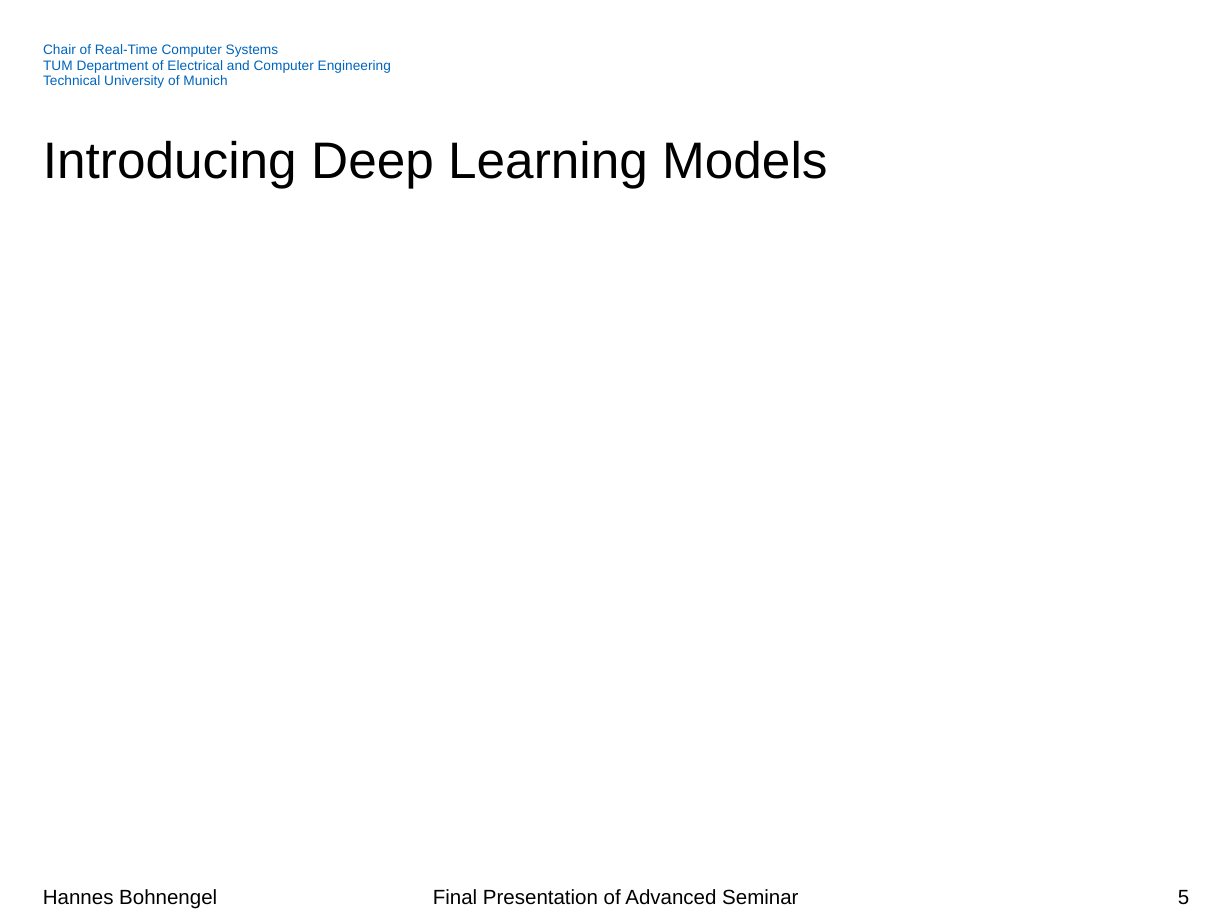
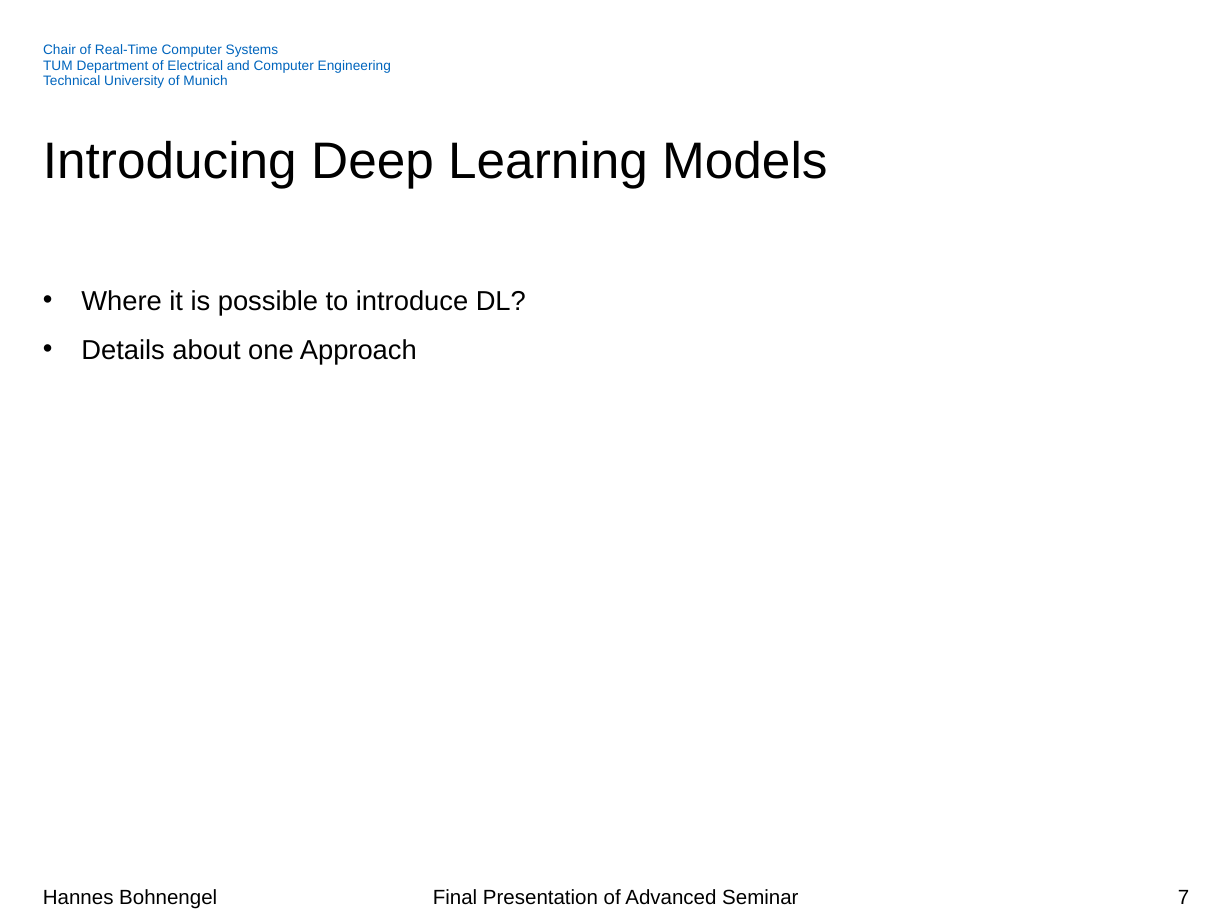
Before and after one commit to hannesb0/deeplearning, a slide deck: slide 7 of pres/Final_Presentation_V01.pptx (slide 5 before the commit). Drawn at 1232x924 pixels with LibreOffice and Linux fonts; fonts in the diff are those of the drawing; background and template pictures are left out. Boxes give left, top, right and bottom in pixels: in the first picture for what was removed or moved away, otherwise in the second. Text is boxed around its words. In the diff, an @@ line names an element or a change of style, - is before the commit and + after.

Commit message:
introduces audio file and overall structure

```diff
--- a/pres/Final_Presentation_V01.pptx
+++ b/pres/Final_Presentation_V01.pptx
@@ text added at [81,290,526,365], 16 pt, text #000000 @@
+• Where it is possible to introduce DL?
+• Details about one Approach
@@ page number at [1178,890,1189,904]: text changed @@
-5
+7
```
Also in this commit, not shown: 4 other slides changed, 6 slides added.
